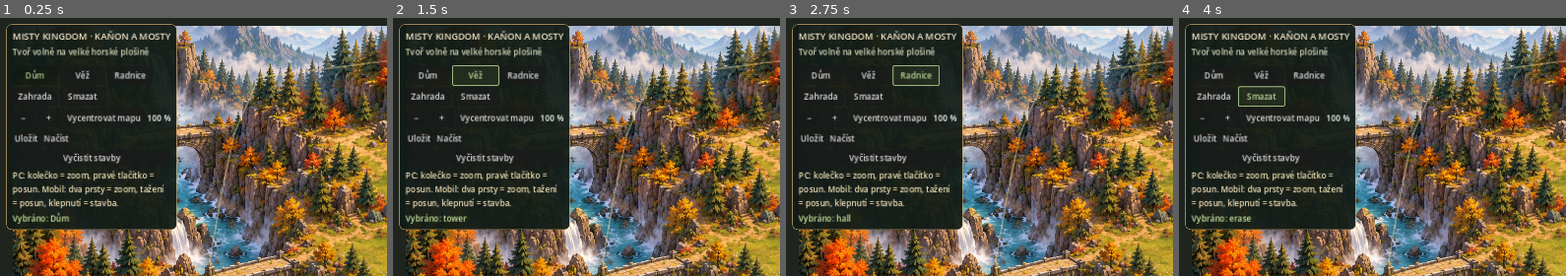
Above: before the commit, frames 1-4 (left to right).
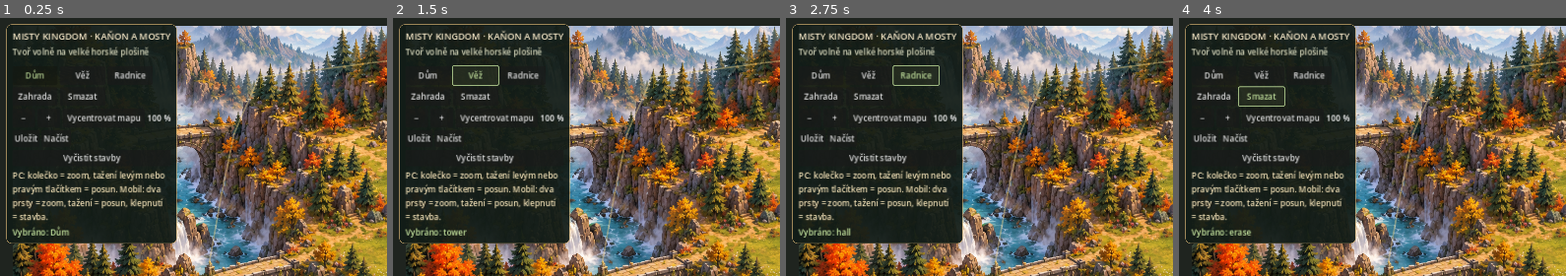
Above: after the commit, the same moments.

Repository: Verathiel/misty-kingdom
Game: Godot game, scene res://main.tscn
The game is run twice, just before and just after one commit, with the same random seed, the same clock (stepped at 60 frames per second) and the same inputs.
Inputs:
- Up to frame 1 (0.25 s): no input
- Up to frame 2 (1.5 s): click "Dům" at 0.5 s; click "Věž" at 1.25 s
- Up to frame 3 (2.75 s): click "Radnice" at 2 s
- Up to frame 4 (4 s): click "Zahrada" at 2.75 s; click "Smazat" at 3.5 s
The pictures show only the part of the screen within x 0-50%, y 0-50%; the shares and areas given below are measured in that part.

The runs differ from the first frame. In frame 1, 4.3% of the frame differs, in the area x 1-46%, y 59-88%; in frame 2, 4.3%; in frame 3, 4.3%; in frame 4, 4.3%.

Commit message:
Fix map panning with mouse drag

Diff:
--- a/scripts/main.gd
+++ b/scripts/main.gd
@@ -19,6 +19,9 @@
 var zoom_level: float = 1.0
 var camera_offset := Vector2.ZERO
 var mouse_pan_active := false
+var left_press_active := false
+var left_press_position := Vector2.ZERO
+var left_dragged := false
 var last_mouse_position := Vector2.ZERO
 var touch_positions: Dictionary = {}
 var touch_moved: Dictionary = {}
@@ -171,7 +174,7 @@
 	col.add_child(clear)
 
 	var help := Label.new()
-	help.text = "PC: kolečko = zoom, pravé tlačítko = posun. Mobil: dva prsty = zoom, tažení = posun, klepnutí = stavba."
+	help.text = "PC: kolečko = zoom, tažení levým nebo pravým tlačítkem = posun. Mobil: dva prsty = zoom, tažení = posun, klepnutí = stavba."
 	help.autowrap_mode = TextServer.AUTOWRAP_WORD_SMART
 	help.add_theme_color_override("font_color", Color("f0dfb5"))
 	col.add_child(help)
@@ -230,13 +233,30 @@
 		elif event.button_index == MOUSE_BUTTON_RIGHT or event.button_index == MOUSE_BUTTON_MIDDLE:
 			mouse_pan_active = event.pressed
 			last_mouse_position = event.position
-		elif event.button_index == MOUSE_BUTTON_LEFT and event.pressed:
-			_handle_place(_screen_to_map(event.position))
-
-	elif event is InputEventMouseMotion and mouse_pan_active:
-		camera_offset += event.relative
-		last_mouse_position = event.position
-		queue_redraw()
+		elif event.button_index == MOUSE_BUTTON_LEFT:
+			if event.pressed:
+				left_press_active = true
+				left_press_position = event.position
+				last_mouse_position = event.position
+				left_dragged = false
+			else:
+				if left_press_active and not left_dragged:
+					_handle_place(_screen_to_map(event.position))
+				left_press_active = false
+				left_dragged = false
+
+	elif event is InputEventMouseMotion:
+		if mouse_pan_active:
+			camera_offset += event.relative
+			last_mouse_position = event.position
+			queue_redraw()
+		elif left_press_active and (event.button_mask & MOUSE_BUTTON_MASK_LEFT) != 0:
+			if not left_dragged and event.position.distance_to(left_press_position) > 8.0:
+				left_dragged = true
+			if left_dragged:
+				camera_offset += event.relative
+				last_mouse_position = event.position
+				queue_redraw()
 
 	elif event is InputEventScreenTouch:
 		if event.pressed:
